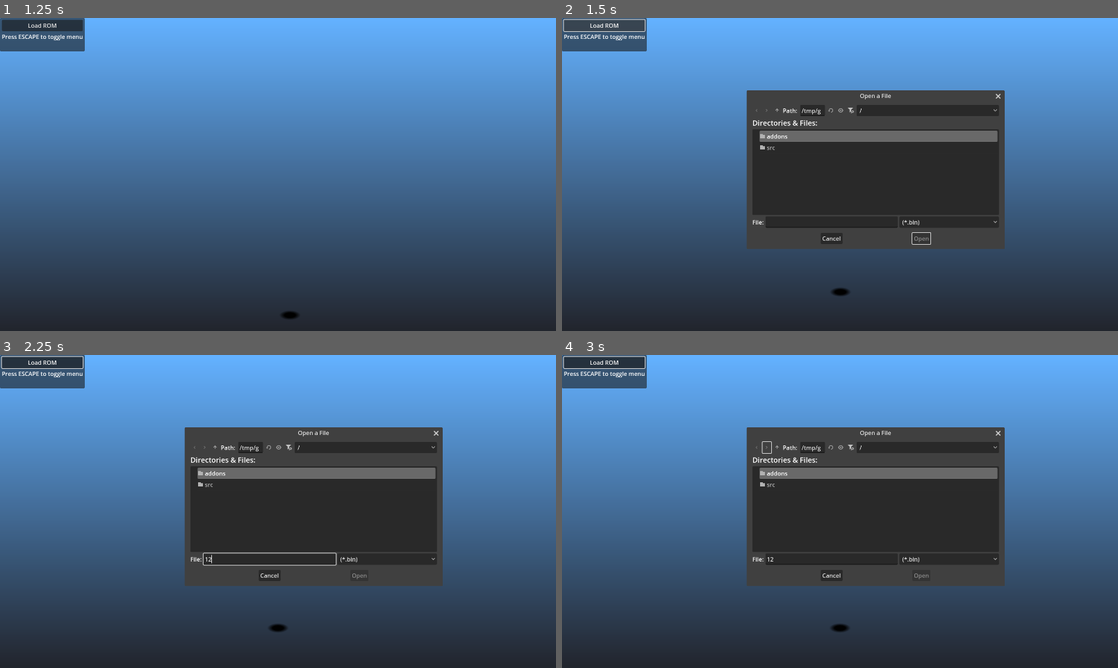
Above: before the commit, frames 1-4 (two rows, left to right).
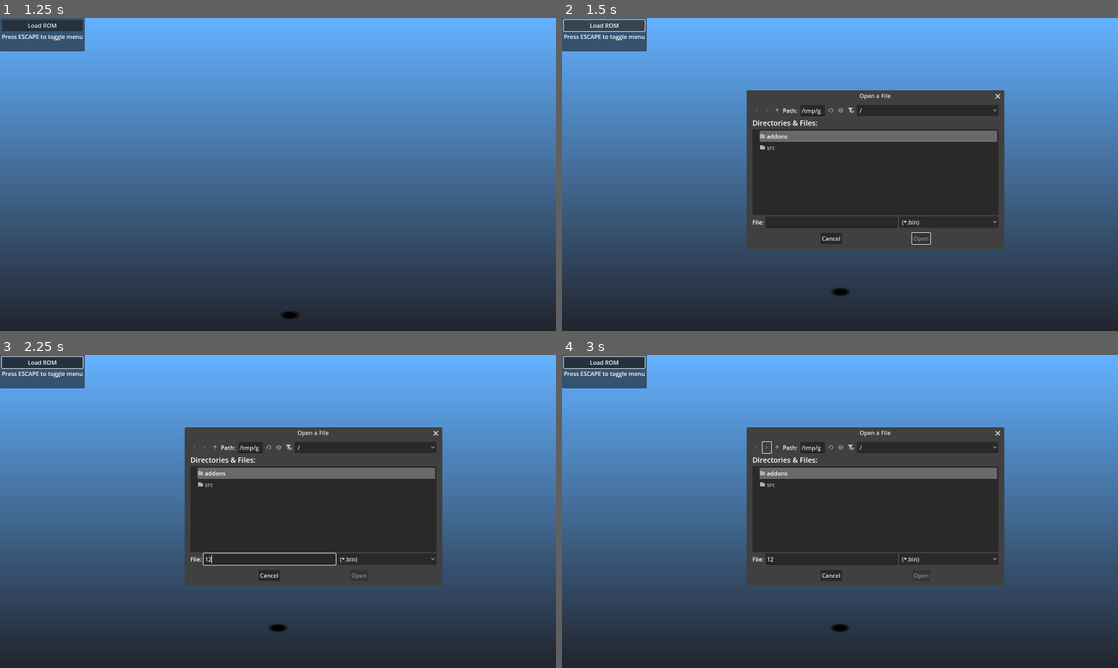
Above: after the commit, the same moments.

Repository: mrgudenheim/TacticsEngineG
Game: Godot game, scene res://src/Map/map_viewer.tscn
The game is run twice, just before and just after one commit, with the same random seed, the same clock (stepped at 60 frames per second) and the same inputs.
Inputs (mouse positions are in pixels of both pictures, inside the frame that each line leads up to):
- Up to frame 1 (1.25 s): tap Enter (ui_accept) at 0.5, 0.77 s; move the mouse to (400, 158) at 0.52 s; hold D from 0.53 s (still down); click (400, 158) at 0.6 s
- Up to frame 2 (1.5 s): release D at 1.25 s; click "Load ROM" at 1.25 s
- Up to frame 3 (2.25 s): click (272, 558) at 2.02 s; type "12" at 2.1 s
- Up to frame 4 (3 s): click (767, 448) at 2.75 s

Frame 1 is identical in both runs. In frame 2, 0.2% of the frame differs, in the area x 46-80%, y 23-74%; in frame 3, 0.2%; in frame 4, 0.2%.
Error in both runs: Invalid access to property or key 'sequences' on a base object of type 'Nil'. (res://src/Unit/unit_animation_manager.gd:504)

Commit message:
animation timeout for abilities that use looping animation for execute

Diff:
--- a/src/Unit/unit.gd
+++ b/src/Unit/unit.gd
@@ -98,6 +98,8 @@
 		get_parent().add_child(new_vfx_location)
 		ability_data.display_vfx(new_vfx_location)
 
+		get_tree().create_timer(2).timeout.connect(func() -> void: can_move = true) # TODO implement proper timeout for abilities that execute using an infinite loop animation
+
 		await animation_manager.animation_completed
 
 	animation_manager.unit_debug_menu.anim_id_spin.value = idle_animation_id  + int(is_back_facing)
